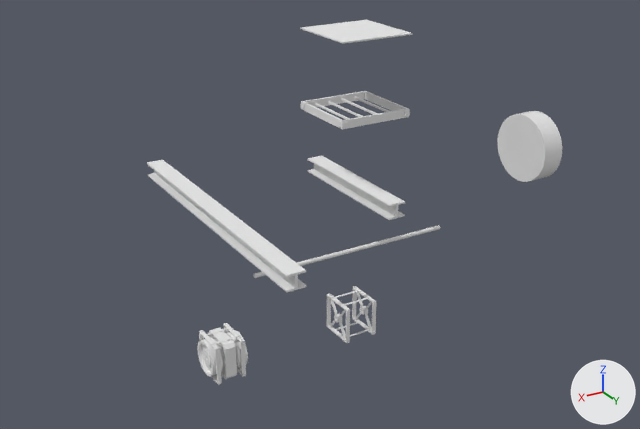
A saved change to the Blender file Assets/Models/Construction.blend.
The view is the same before and after, from a 50 mm camera at (6.03, 9.2, 6.25) aimed at (0.44, -0.12, 1.58). Arrows for +X, +Y and +Z are at lower right; the lights stay in place.

The first picture shows 'Axle', 'AxleBase', 'Bars', 'Beam1', 'Beam2', 'Motor', 'Plate', 'WheelSimple'.
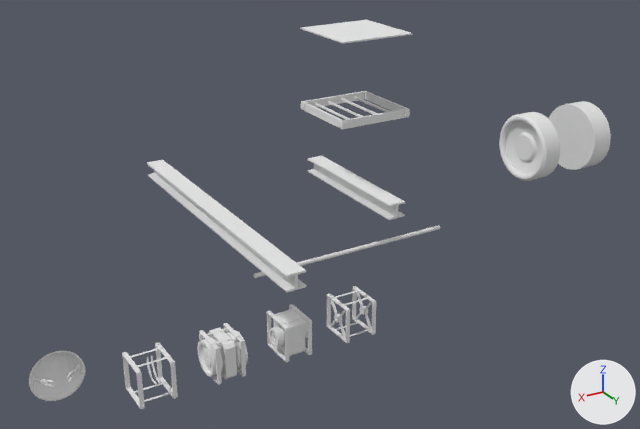
Where the change shows, as pixel boxes (x1, y1, x2, y2) in the pictures (640 x 429 px):
'WheelSimple', moved: before (498, 111, 562, 182); after (548, 101, 611, 170)
'PenguinSlot', added: after (29, 351, 85, 401)
'Generator', added: after (267, 304, 312, 363)
'PenguinGenerator', added: after (122, 342, 178, 409)
'Wheel', unchanged, uncovered by the edit: before (499, 117, 543, 179); after (499, 112, 560, 181)

What changed in the scene script:
```text
Add mat_generator:
    mat_generator = diffuse_material('Generator')
    mat_generator.base_color = (0.8, 0.8, 0.8)  # white #e7e7e7
Add mat_penguinslot:
    mat_penguinslot = diffuse_material('PenguinSlot')
    mat_penguinslot.base_color = (0.8, 0.8, 0.8)  # white #e7e7e7
Add mat_penguingenerator:
    mat_penguingenerator = diffuse_material('PenguinGenerator')
    mat_penguingenerator.base_color = (0.8, 0.8, 0.8)  # white #e7e7e7
Add me_cylinder_000:
    me_cylinder_000.from_pydata(...)  # 1478 vertices, 1160 faces; spans x -0.25..0.25, y -0.272..0.272, z -0.271..0.271
    me_cylinder_000.materials.append(mat_generator)  # white #e7e7e7
Add me_circle:
    me_circle.from_pydata(...)  # 940 vertices, 894 faces; spans x -0.352..0.352, y -0.738..-0.429, z -0.352..0.352
    me_circle.polygons.foreach_set('use_smooth', [True] * 894)
    me_circle.materials.append(mat_penguinslot)  # white #e7e7e7
Add me_cylinder_005:
    me_cylinder_005.from_pydata(...)  # 1072 vertices, 762 faces; spans x -0.247..0.247, y -0.272..0.272, z -0.271..0.271
    me_cylinder_005.polygons.foreach_set('use_smooth', [True] * 762)
    me_cylinder_005.materials.append(mat_penguingenerator)  # white #e7e7e7
Change ob_wheelsimple:
    ob_wheelsimple.location: (-3.13, 0.0, 1.95) -> (-4.13, 0.0, 1.95)
Add ob_generator:
    ob_generator = bpy.data.objects.new('Generator', me_cylinder_000)
    ob_generator.location = (1.0, 0.0, 0.0)
    _m = ob_generator.modifiers.new('EdgeSplit', 'EDGE_SPLIT')
Add ob_penguinslot:
    ob_penguinslot = bpy.data.objects.new('PenguinSlot', me_circle)
    ob_penguinslot.location = (4.0, 0.0, 0.0)
    _m = ob_penguinslot.modifiers.new('EdgeSplit', 'EDGE_SPLIT')
Add ob_penguingenerator:
    ob_penguingenerator = bpy.data.objects.new('PenguinGenerator', me_cylinder_005)
    ob_penguingenerator.location = (3.0, 0.0, 0.0)
    _m = ob_penguingenerator.modifiers.new('EdgeSplit', 'EDGE_SPLIT')
```
